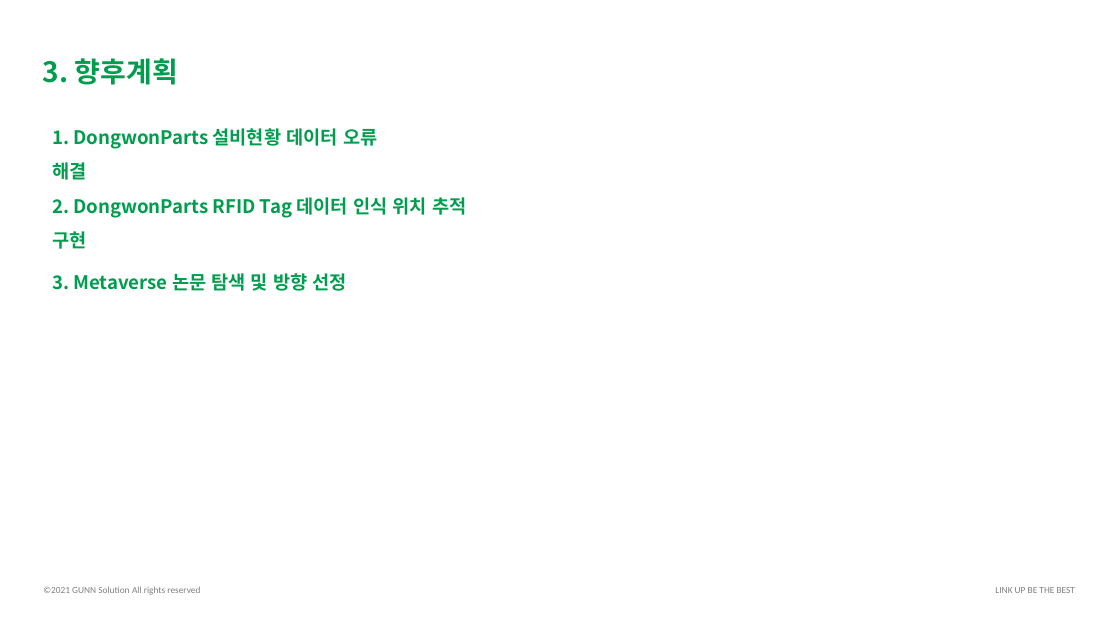
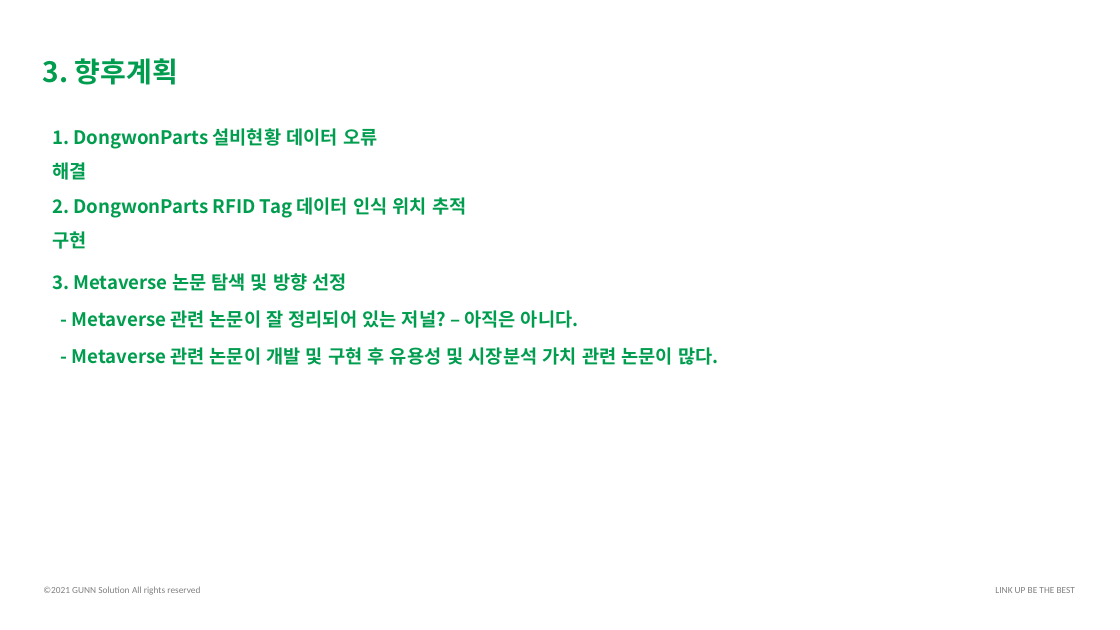
Before and after one commit to ssh6189/2022.07.09, a slide deck: slide 11 of 2022년 7월 9일 메타버스.pptx. Drawn at 1120x630 pixels with LibreOffice and Linux fonts; fonts in the diff are those of the drawing. Boxes give left, top, right and bottom in pixels: in the first picture for what was removed or moved away, otherwise in the second. Text is boxed around its words. In the diff, an @@ line names an element or a change of style, - is before the commit and + after.

Commit message:
2022년 7월 9일

```diff
--- a/2022년 7월 9일 메타버스.pptx
+++ b/2022년 7월 9일 메타버스.pptx
@@ text at [72, 310, 719, 365]: paragraphs added @@
+- Metaverse 관련 논문이 잘 정리되어 있는 저널? – 아직은 아니다.
+- Metaverse 관련 논문이 개발 및 구현 후 유용성 및 시장분석 가치 관련 논문이 많다.
```
